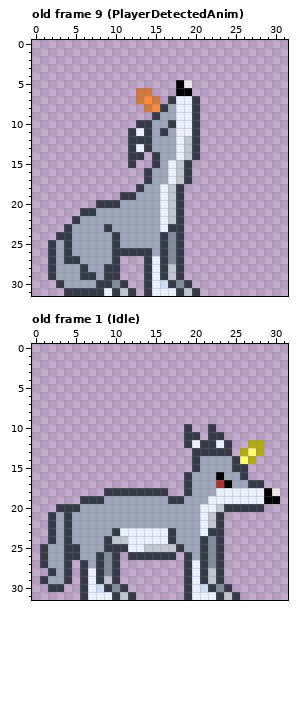
Pixel-art file, stored at WolfEnemy.ase. This is how it looked before the edit.
32x32 pixels, 12 frames. Shown: old frame 9 (PlayerDetectedAnim), old frame 1 (Idle). The commit also changed other frames, which this record leaves out.
After the commit:
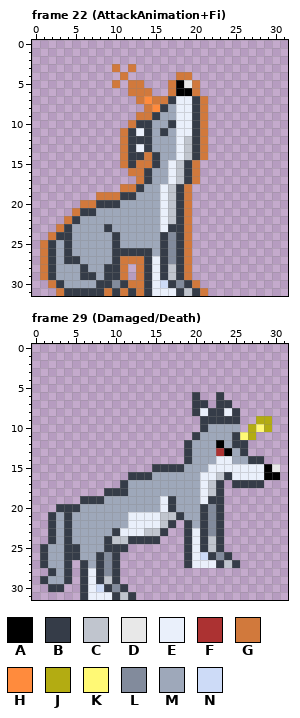
Palette (. is transparent): A #000000  B #353c48  C #c0c5ce  D #e8e8e8  E #eaf0fb  F #ac3232  G #d1793c  H #ff8b3d  J #b3ac12  K #fff975  L #828b9c  M #9ea8ba  N #cddbf7
A new or re-ordered frame is compared with the old frame closest to it.
Commit: LoboLocooooo
Difference:
frames 12 -> 36
Changed rows in their new state; - is an unchanged pixel.
Frame 22 (AttackAnimation+Fi) is new; against old frame 9 (PlayerDetectedAnim):
first column x 1:
 3 ---------G-G---------
 4 ----------G------GG--
 5 ---------G-GG---G--G-
 6 -----------G----G--G-
 7 ---------------G----G
 8 --------------------G
 9 ------------GG------G
10 -----------G--------G
11 ----------G---------G
12 ----------G---------G
13 ----------G---------G
14 ----------G--G------G
15 ----------G-GG-----G-
16 -----------GG------G-
17 ------------G------G-
18 ----------GG------G--
19 -------GGG--------G--
20 -----GG-----------G--
21 ----G-------------G--
22 ---G--------------G--
23 --G---------------G--
24 -G----------------G--
25 G-----------------G--
26 G-----------------G--
27 G---------GGG-----G--
28 G---------G-G-----G--
29 G---------G-G-----G--
30 -G---------GG------G-
31 --G-----G-G-G-------G
Frame 29 (Damaged/Death) is new; against old frame 1 (Idle):
first column x 11:
 6 ---------B--B-------
 7 ---------BB-BB------
 8 ---------BEBBEB-----
 9 ----------BBBBB--JJ-
10 --------.-BMMMM-JKJ-
11 --------.-MMMMBKJ---
12 ---------MMMAMBB..--
13 --------BMMMFAMB..--
14 --------BM--EEMMBB--
15 ----BBBBMM-EEEEEEEAD
16 -BBBMMMMM-EECBEEEEAA
17 BMMMMMMMM-ECB.BB----
18 -MMMMMMMM-ECB.......
19 -----E-M--EBB.......
20 -----EB---BLB.....--
21 -EEEECCB--BL--------
22 -EEEECB.B-BL--------
23 ---CCB..BEBL--------
24 -BBBB...BE-C--------
25 -.......BE-C--------
26 -......--ENBLB------
27 ----------EE-CB-----
28 --------.....-------
29 --------.....-------
30 --------......------
31 --------.......-----
Changed places in both pictures, as pixel boxes (x1, y1, x2, y2):
changed: (40, 64, 208, 296)
changed: (120, 392, 280, 600)
